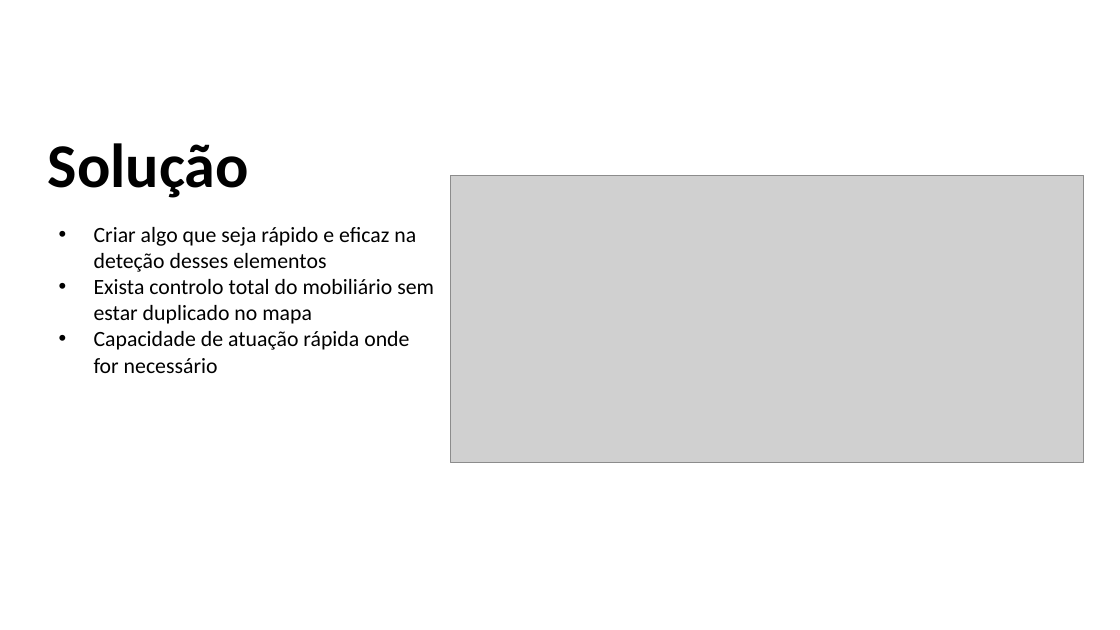
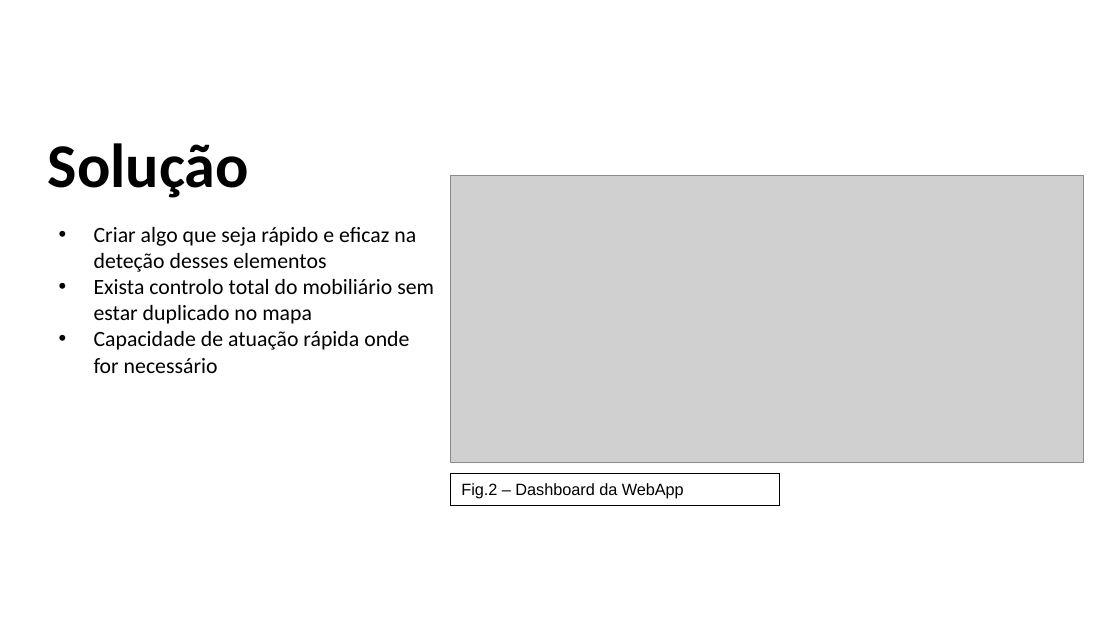
Before and after one commit to JAD-Hackathon/challenge2, a slide deck: slide 4 of docs/JAD_ATC_Hackathon_2026.pptx. Drawn at 1120x630 pixels with LibreOffice and Linux fonts; fonts in the diff are those of the drawing; grey boxes stand for pictures; background and template pictures are left out. Boxes give left, top, right and bottom in pixels: in the first picture for what was removed or moved away, otherwise in the second. Text is boxed around its words. In the diff, an @@ line names an element or a change of style, - is before the commit and + after.

```diff
--- a/docs/JAD_ATC_Hackathon_2026.pptx
+++ b/docs/JAD_ATC_Hackathon_2026.pptx
@@ rectangle added at (450, 474, 778, 506), outline #000000 0.75 pt, 10.5 pt, text #000000 @@
+Fig.2 – Dashboard da WebApp
```
Also in this commit, not shown: 4 other slides changed, 1 slide added, 1 slide removed.
